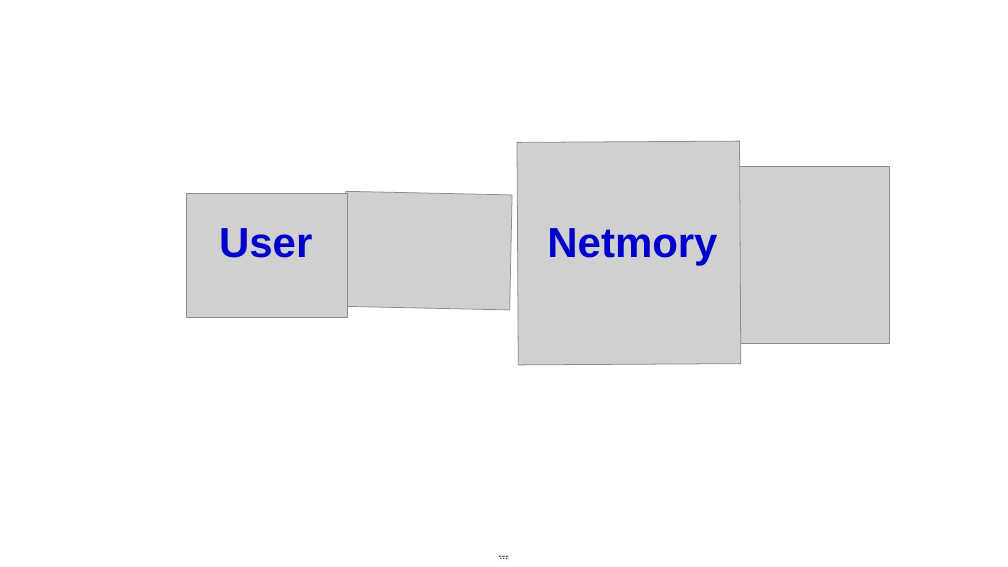
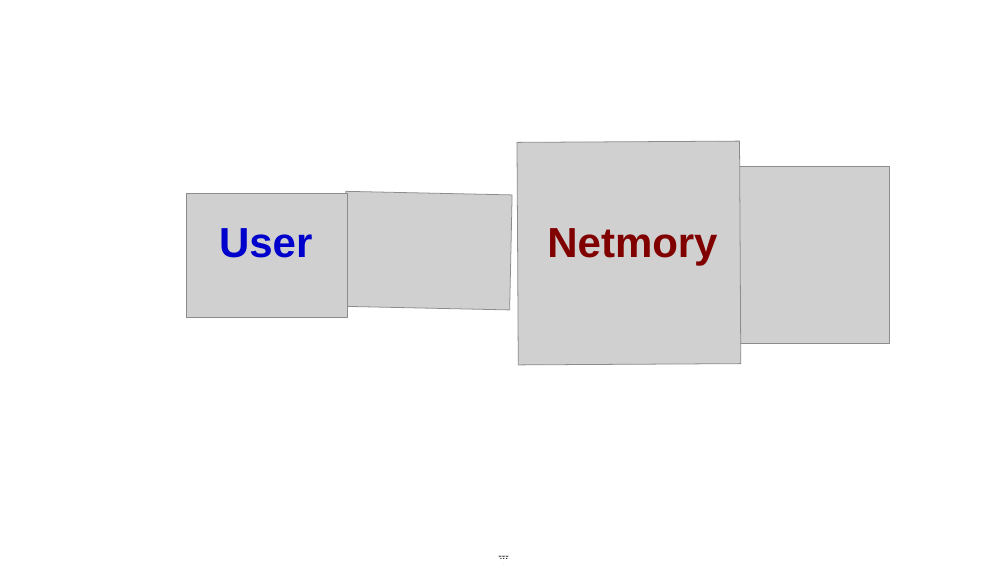
Before and after one commit to mlerman/WIN10LAP, a slide deck: slide 24 of Perso/Netmory_diagram_memory_center/Fri05182018-16342267.odp (slide 20 before the commit). Drawn at 1008x567 pixels with LibreOffice and Linux fonts; fonts in the diff are those of the drawing; grey boxes stand for pictures. Boxes give left, top, right and bottom in pixels: in the first picture for what was removed or moved away, otherwise in the second. Text is boxed around its words. In the diff, an @@ line names an element or a change of style, - is before the commit and + after.

Commit message:
commit for Netmory_diagram_memory_center project from CELINE-PC

```diff
--- a/Perso/Netmory_diagram_memory_center/Fri05182018-16342267.odp
+++ b/Perso/Netmory_diagram_memory_center/Fri05182018-16342267.odp
@@ text "Netmory" at (547,228,717,265): text colour #0000CC to #800000 @@
```
Also in this commit, not shown: 12 other slides changed, 4 slides added, 1 other file.
